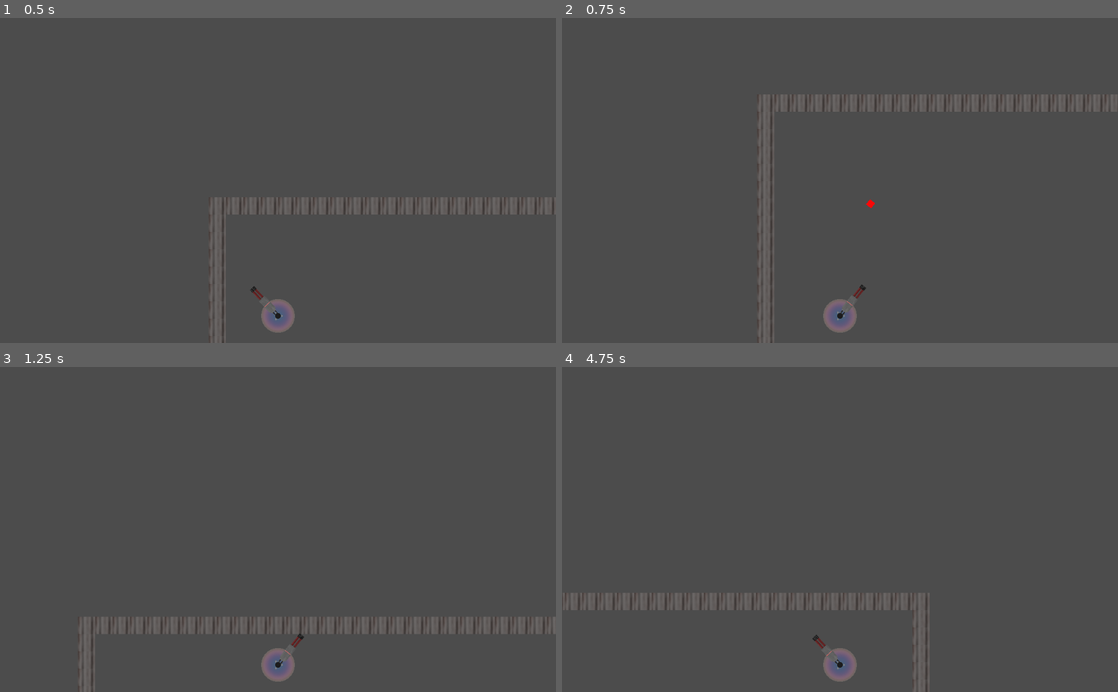
Above: before the commit, frames 1-4 (two rows, left to right).
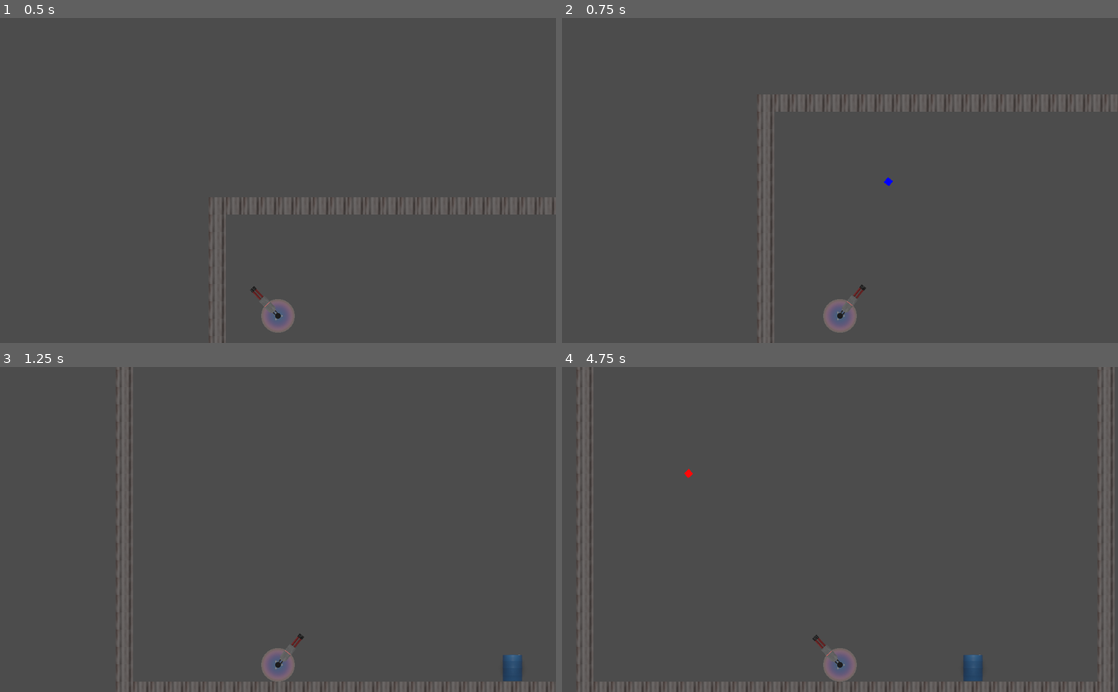
Above: after the commit, the same moments.

Repository: Mewtastic/4-bullet-gun
Game: Godot game, scene res://Scenes/Level one.tscn
Two runs of this game, one before a commit and one after it. Both use one fixed random seed, a clock stepped at 60 frames per second and the inputs below. The project has no main scene, so this scene is started directly.
Inputs (mouse positions are in pixels of both pictures, inside the frame that each line leads up to):
- Up to frame 1 (0.5 s): no input
- Up to frame 2 (0.75 s): move the mouse to (962, 164) at 0.52 s; hold D (right) from 0.53 s (still down); click (962, 164) at 0.6 s
- Up to frame 3 (1.25 s): keep holding D (right)
- Up to frame 4 (4.75 s): move the mouse to (728, 545) at 1.27 s; click (728, 545) at 1.35 s; move the mouse to (895, 458) at 2.02 s; release D (right) at 2.03 s; hold A (left) 2.03-2.78 s; click (895, 458) at 2.1 s; move the mouse to (812, 594) at 2.77 s; hold D (right) 2.78-4.28 s; click (812, 594) at 2.85 s; move the mouse to (1006, 578) at 3.52 s; click (1006, 578) at 3.6 s; move the mouse to (673, 480) at 4.27 s; hold A (left) from 4.28 s (still down); click (673, 480) at 4.35 s

Frame 1 is identical in both runs. In frame 2, less than 0.1% of the frame differs, in the area x 54-60%, y 48-59%; in frame 3, 2.8%; in frame 4, 3.5%, in the area x 0-100%, y 0-100%.

Commit message:
Bullet visual and system tweaks.

Diff:
--- a/Assets/Instances/Barrel.tscn
+++ b/Assets/Instances/Barrel.tscn
@@ -72,8 +72,8 @@
 }
 
 [node name="Area2D" type="Area2D" parent="."]
-collision_layer = 16
-collision_mask = 2
+collision_layer = 0
+collision_mask = 32
 __meta__ = {
 "_edit_group_": true
 }
--- a/Assets/Instances/Bullet.tscn
+++ b/Assets/Instances/Bullet.tscn
@@ -18,7 +18,7 @@
 }
 
 [node name="Sprite" type="Sprite" parent="."]
-modulate = Color( 0.980392, 0.0352941, 0.0352941, 1 )
+modulate = Color( 1, 0.0352941, 0.0352941, 1 )
 scale = Vector2( 3, 3 )
 texture = ExtResource( 1 )
 
@@ -27,12 +27,11 @@
 
 [node name="Area2D" type="Area2D" parent="."]
 collision_layer = 2
-collision_mask = 12
+collision_mask = 28
 
 [node name="CollisionShape2D" type="CollisionShape2D" parent="Area2D"]
 shape = SubResource( 2 )
 
 [node name="VisibilityNotifier2D" type="VisibilityNotifier2D" parent="."]
-[connection signal="area_shape_entered" from="Area2D" to="." method="_on_Area2D_area_shape_entered"]
 [connection signal="body_entered" from="Area2D" to="." method="_on_Area2D_body_entered"]
 [connection signal="screen_exited" from="VisibilityNotifier2D" to="." method="_on_VisibilityNotifier2D_screen_exited"]
--- a/Scripts/Barrel.gd
+++ b/Scripts/Barrel.gd
@@ -1,4 +1,5 @@
 extends Node2D
+
 
 func _on_Area2D_area_entered(area):
 	$Area2D/Sprite.play()
--- a/Scripts/Bullet.gd
+++ b/Scripts/Bullet.gd
@@ -1,12 +1,12 @@
 extends KinematicBody2D
 
-const PURPLE_BULLET = 0 # Teleport bullet
+const PURPLE_BULLET = 0 # Teleport bullet ~ Finished
 const BLUE_BULLET = 1 # Obstacle trigger bullet. EX. Will explode barrels
 const RED_BULLET = 2 # Shoots a bullet and damage enemies
 
 signal teleport
 
-var speed = 750
+var speed = 1200
 var velocity = Vector2()
 var bullet_type = null
 
@@ -15,18 +15,14 @@
 	position = pos
 	bullet_type = type
 	velocity = Vector2(speed, 0).rotated(rotation)
+	if bullet_type == BLUE_BULLET:
+		$Area2D.set_collision_layer(34)
+		$Sprite.modulate = Color(0, 0, 255)
+	elif bullet_type == PURPLE_BULLET:
+		$Sprite.modulate = Color(255, 0, 255)
 
 func _physics_process(delta):
 	velocity = move_and_slide(velocity)
-
-
-func _on_Area2D_area_shape_entered(area_id, area, area_shape, self_shape):
-	velocity = Vector2()
-	visible = false
-	if bullet_type == PURPLE_BULLET:
-		var pos = global_position
-		emit_signal("teleport", pos)
-	queue_free()
 
 
 func _on_VisibilityNotifier2D_screen_exited():
--- a/Scripts/Gun.gd
+++ b/Scripts/Gun.gd
@@ -16,7 +16,7 @@
 
 func shoot():
 	var b = Bullet.instance()
-	b.start($Muzzle.global_position, rotation, 0)
+	b.start($Muzzle.global_position, rotation, int(rand_range(0, 3)))
 	get_parent().add_child(b)
 
 
--- a/project.godot
+++ b/project.godot
@@ -110,6 +110,8 @@
 2d_physics/layer_3="Walls"
 2d_physics/layer_4="Enemies"
 2d_physics/layer_5="Obstacles"
+2d_physics/layer_6="Blue Bullet"
+2d_physics/layer_7="Red Bullet"
 
 [rendering]
 
